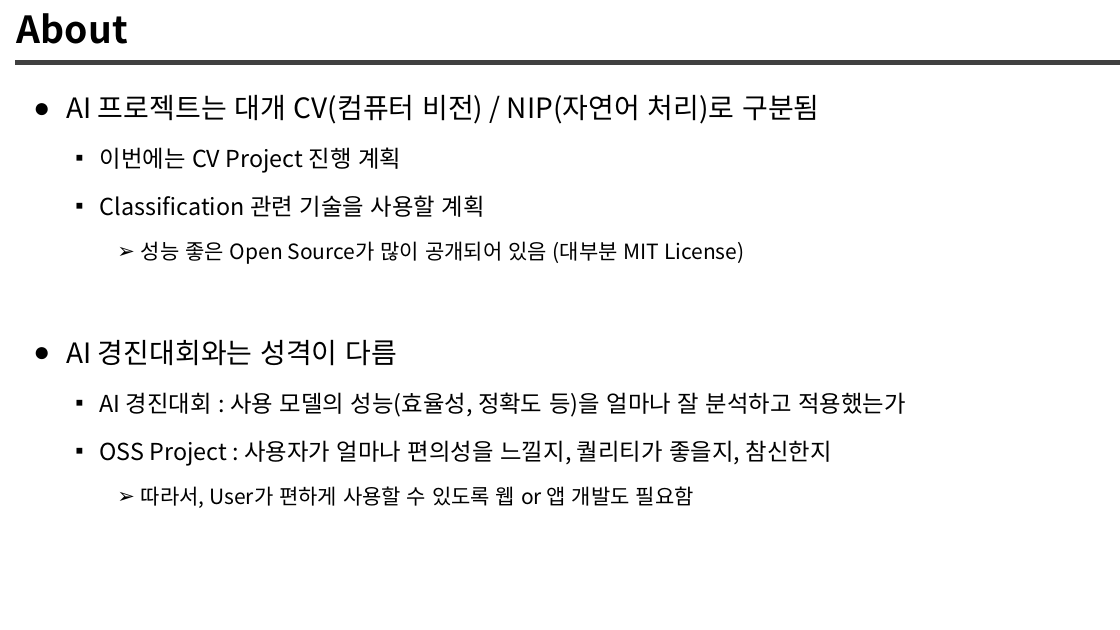
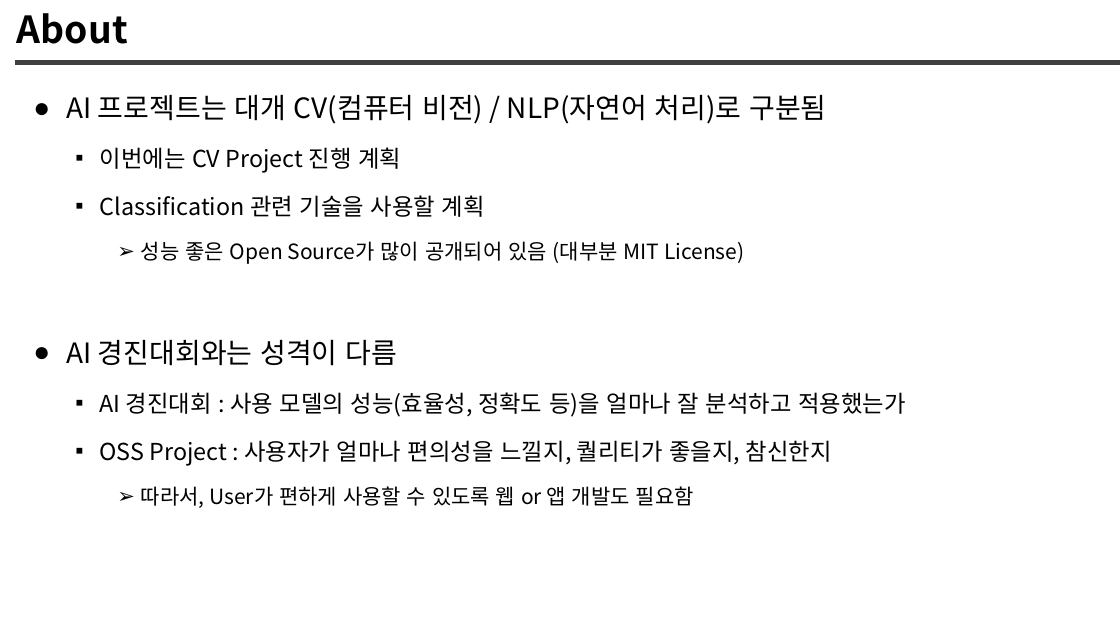
Before and after one commit to jys-jeong/AI-Project, a slide deck: slide 3 of document/outline.pptx. Drawn at 1120x630 pixels with LibreOffice and Linux fonts; fonts in the diff are those of the drawing. Boxes give left, top, right and bottom in pixels: in the first picture for what was removed or moved away, otherwise in the second. Text is boxed around its words. In the diff, an @@ line names an element or a change of style, - is before the commit and + after.

```diff
--- a/document/outline.pptx
+++ b/document/outline.pptx
@@ text at (66,94,826,124): text changed @@
-● AI 프로젝트는 대개 CV(컴퓨터 비전) / NIP(자연어 처리)로 구분됨
+● AI 프로젝트는 대개 CV(컴퓨터 비전) / NLP(자연어 처리)로 구분됨
```
